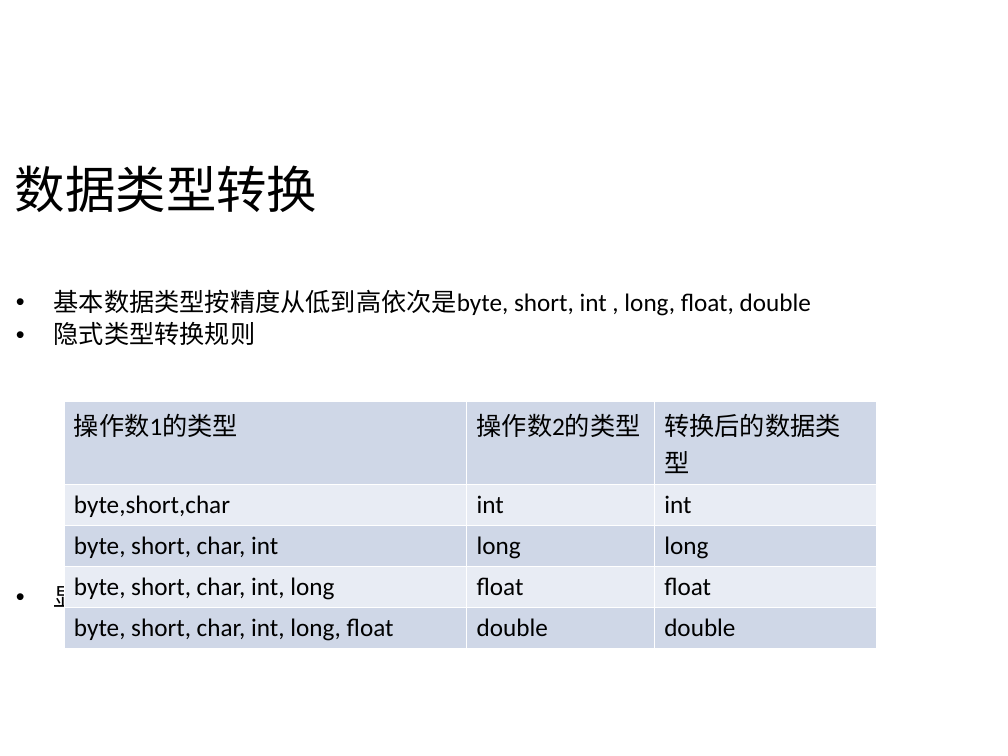
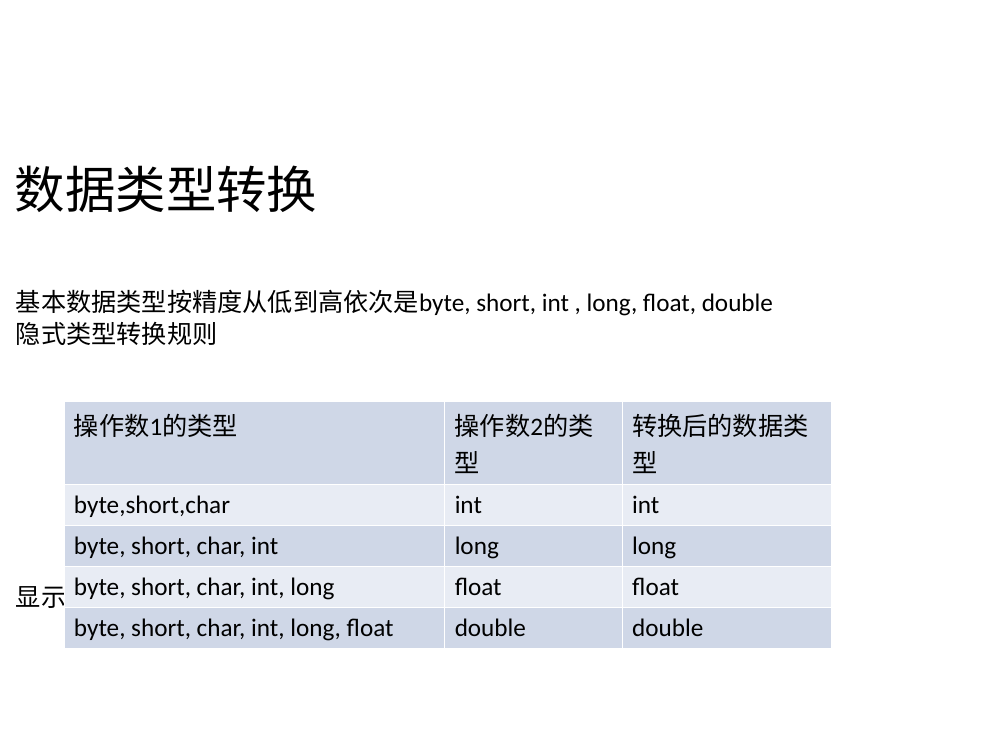
Before and after one commit to frankzhf/cheer2017, a slide deck: slide 18 of ppt/2/4.java语言基础.ppt. Drawn at 1008x756 pixels with LibreOffice and Linux fonts; fonts in the diff are those of the drawing; background and template pictures are left out. Boxes give left, top, right and bottom in pixels: in the first picture for what was removed or moved away, otherwise in the second. Text is boxed around its words. In the diff, an @@ line names an element or a change of style, - is before the commit and + after.

```diff
--- a/ppt/2/4.java语言基础.ppt
+++ b/ppt/2/4.java语言基础.ppt
@@ text "基本数据类型按精度从低到高依次是byte, short, int , long, ..." at [16, 289, 773, 600]: bullet • to none @@
@@ table: place and size @@
-table at [64, 401, 875, 645]
+table at [64, 401, 832, 645]
```
Also in this commit, not shown: 17 other slides changed, 13 other files.
